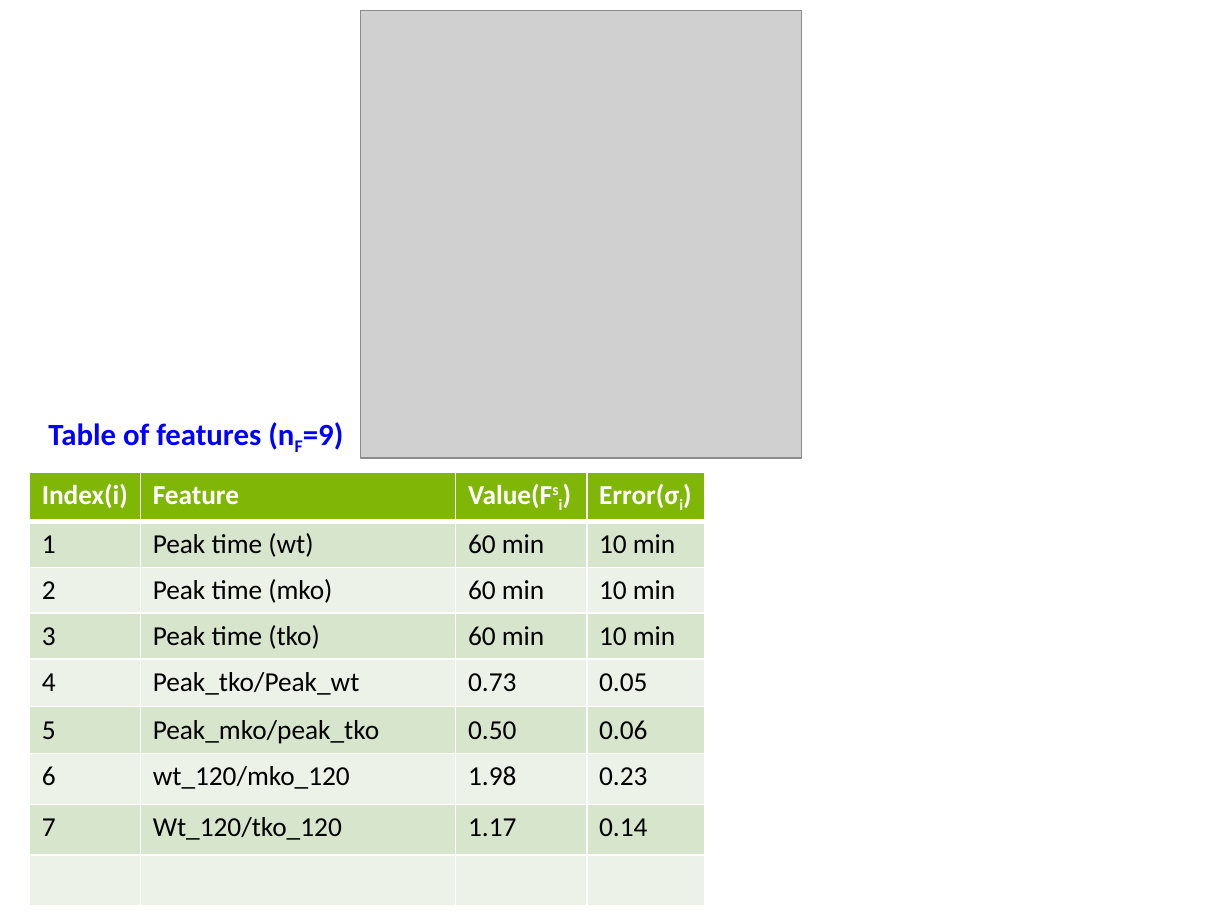
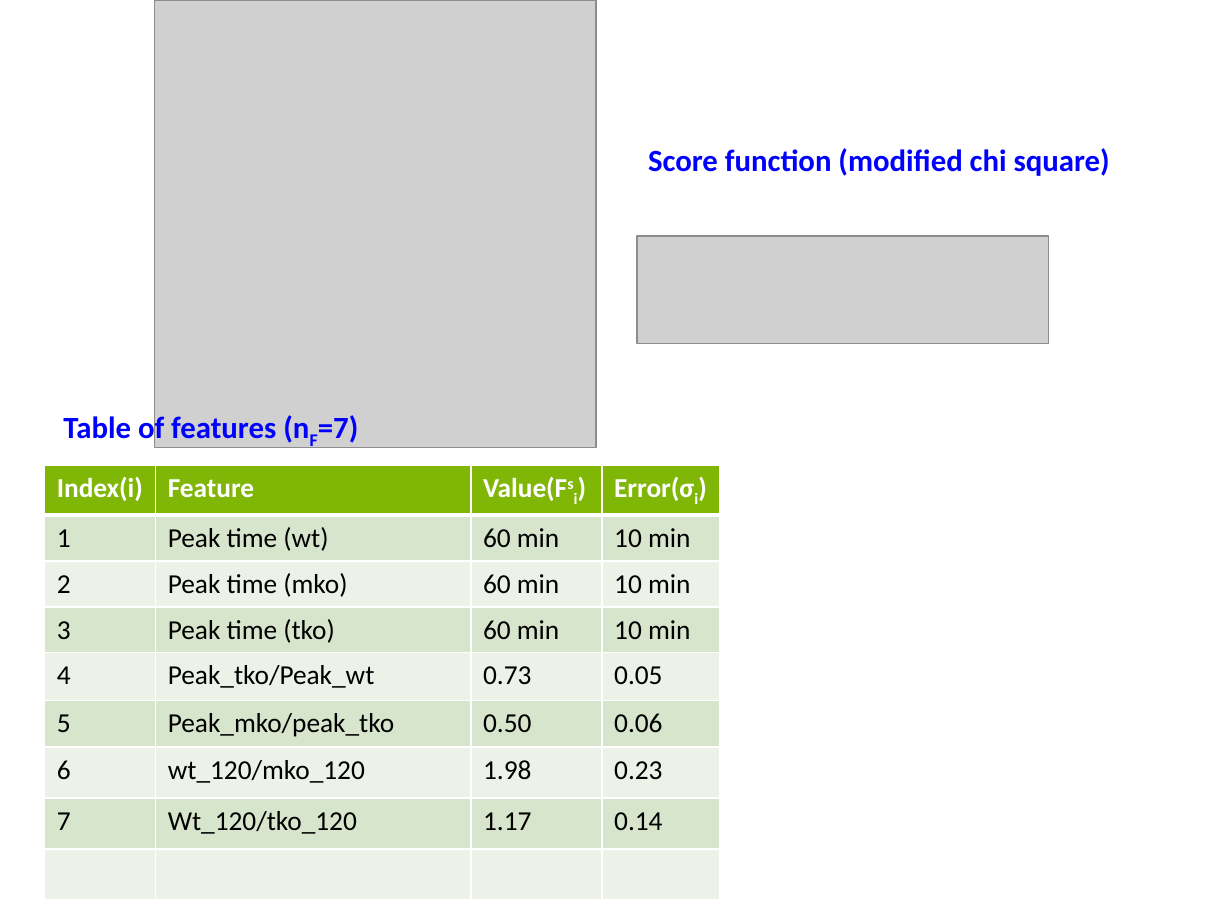
Before and after one commit to biomystery/TNF_regulation, a slide deck: slide 3 of TNF_Slides.pptx (slide 6 before the commit). Drawn at 1232x924 pixels with LibreOffice and Linux fonts; fonts in the diff are those of the drawing; grey boxes stand for pictures. Boxes give left, top, right and bottom in pixels: in the first picture for what was removed or moved away, otherwise in the second. Text is boxed around its words. In the diff, an @@ line names an element or a change of style, - is before the commit and + after.

Commit message:
1. in the slides: I deleted the nascent data because I though the nascent and mRNA data aren’t match with each other.
2. In Fig.2 Fit, calScoreCustom23. I found a bug: in simulating the
tko, i used ode2 not ode23. I corrected and started to fit again.

```diff
--- a/TNF_Slides.pptx
+++ b/TNF_Slides.pptx
@@ picture: place and size @@
-picture at <box>361,10,802,457</box>
+picture at <box>155,0,596,447</box>
@@ text added at <box>648,148,1110,176</box>, 18 pt, text #0000FF, bold @@
+Score function (modified chi square)
@@ picture added at <box>637,235,1048,344</box> @@
@@ text at <box>63,412,359,446</box>: text changed @@
-Table of features (nF=9)
+Table of features (nF=7)
@@ table: place and size @@
-table at <box>30,472,705,899</box>
+table at <box>44,466,719,893</box>
```
Also in this commit, not shown: 2 other slides changed, 3 slides removed, 17 other files.
